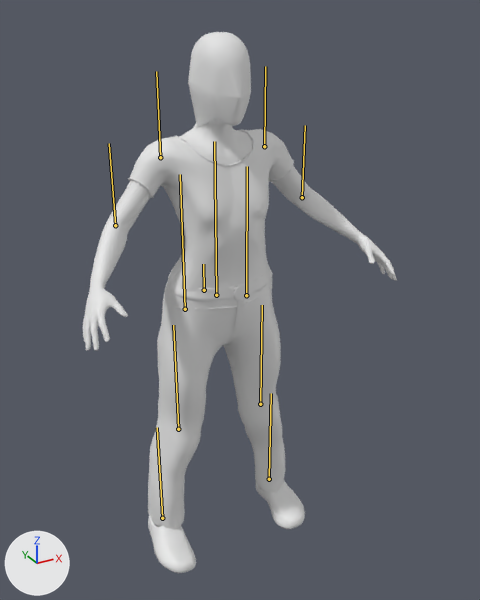
An edit to the glTF model homeplane/static/motion-art/body/body.gltf, drawn before and after from the same camera.
Camera for both pictures: a 50 mm camera at (-0.915, -1.838, 1.811) aimed at (0.082, -0.025, 0.904). Lighting does not change. The marker at lower left points along +X, +Y and +Z. The older version comes first. The bones that change, and the others that lie on the model, are drawn over the model as lines.

The first picture shows 'MakeHuman continuous clothed teaching avatar'.
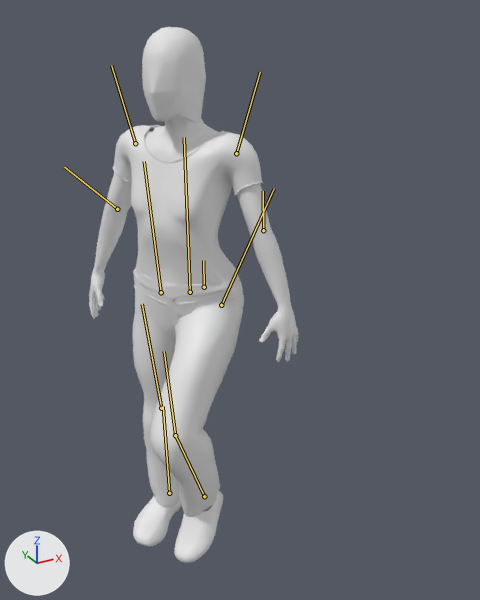
The newer file adds an action. The first version stands in its rest pose; the second is drawn at frame 80 of the action 'balance-single-leg-stand'.

Changed parts and their boxes [x1, y1, x2, y2] in the pictures (480 x 600 px):
'MakeHuman continuous clothed teaching avatar', posed (33% narrower): before [82, 32, 397, 573]; after [89, 27, 299, 563]
bone 'hips', root to tip: before (204, 290) to (203, 264); after (204, 287) to (203, 260)
bone 'legL', root to tip: before (246, 295) to (247, 166); after (221, 305) to (274, 188)
bone 'kneeL', root to tip: before (260, 404) to (262, 305); after (175, 435) to (164, 351)
bone 'footL', root to tip: before (269, 479) to (271, 393); after (204, 496) to (175, 435)
bone 'legR', root to tip: before (185, 309) to (180, 174); after (161, 292) to (144, 161)
bone 'kneeR', root to tip: before (178, 429) to (173, 325); after (161, 408) to (142, 304)
bone 'footR', root to tip: before (162, 518) to (157, 427); after (169, 493) to (163, 406)
bone 'spine', root to tip: before (216, 295) to (214, 141); after (190, 292) to (184, 137)
bone 'armL', root to tip: before (264, 146) to (265, 66); after (236, 153) to (260, 72)
bone 'elbowL', root to tip: before (302, 197) to (305, 125); after (263, 230) to (263, 191)
bone 'armR', root to tip: before (160, 157) to (156, 71); after (135, 143) to (111, 65)
bone 'elbowR', root to tip: before (115, 225) to (109, 143); after (117, 209) to (64, 167)

The change in detail:
Bone 'hips' (bone_hips) moves from (0.0, 0.0, 0.0) to (0.0, 0.012, 0.0).
Bone 'hips' (bone_hips) turns from (0, 0, 0) to (0, -55, 0) degrees about its own x, y and z.
Bone 'legL' (bone_legl) turns from (0, 0, 0) to (-42, -4, -5) degrees about its own x, y and z.
Bone 'kneeL' (bone_kneel) turns from (0, 0, 0) to (62, 9, 3) degrees about its own x, y and z.
Bone 'footL' (bone_footl) turns from (0, 0, 0) to (5, 0, 9) degrees about its own x, y and z.
Bone 'legR' (bone_legr) turns from (0, 0, 0) to (-2, 0, 6) degrees about its own x, y and z.
Bone 'kneeR' (bone_kneer) turns from (0, 0, 0) to (0, -1, 3) degrees about its own x, y and z.
Bone 'footR' (bone_footr) turns from (0, 0, 0) to (3, 0, -9) degrees about its own x, y and z.
Bone 'spine' (bone_spine) turns from (0, 0, 0) to (1, 0, 0) degrees about its own x, y and z.
Bone 'armL' (bone_arml) turns from (0, 0, 0) to (-1, 0, -18) degrees about its own x, y and z.
Bone 'elbowL' (bone_elbowl) turns from (0, 0, 0) to (43, 12, 6) degrees about its own x, y and z.
Bone 'armR' (bone_armr) turns from (0, 0, 0) to (-1, 0, 18) degrees about its own x, y and z.
Bone 'elbowR' (bone_elbowr) turns from (0, 0, 0) to (43, -12, -6) degrees about its own x, y and z.
